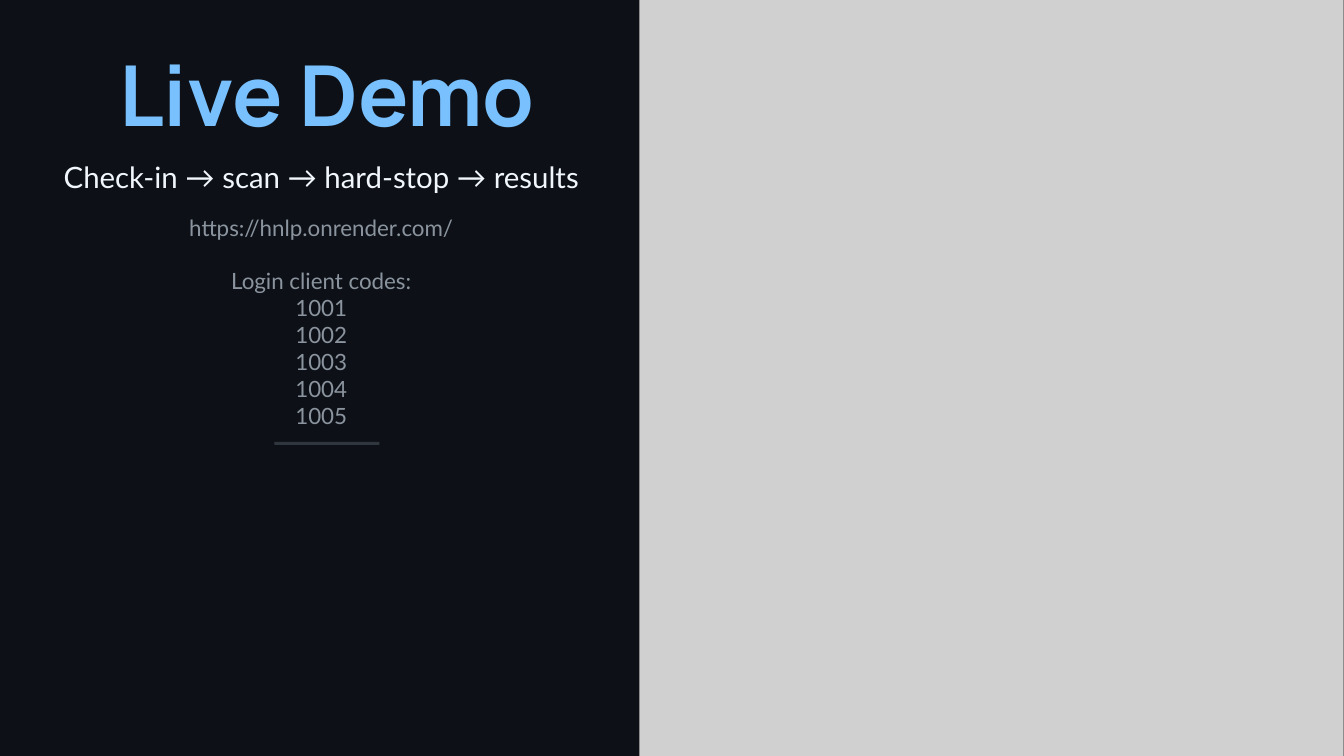
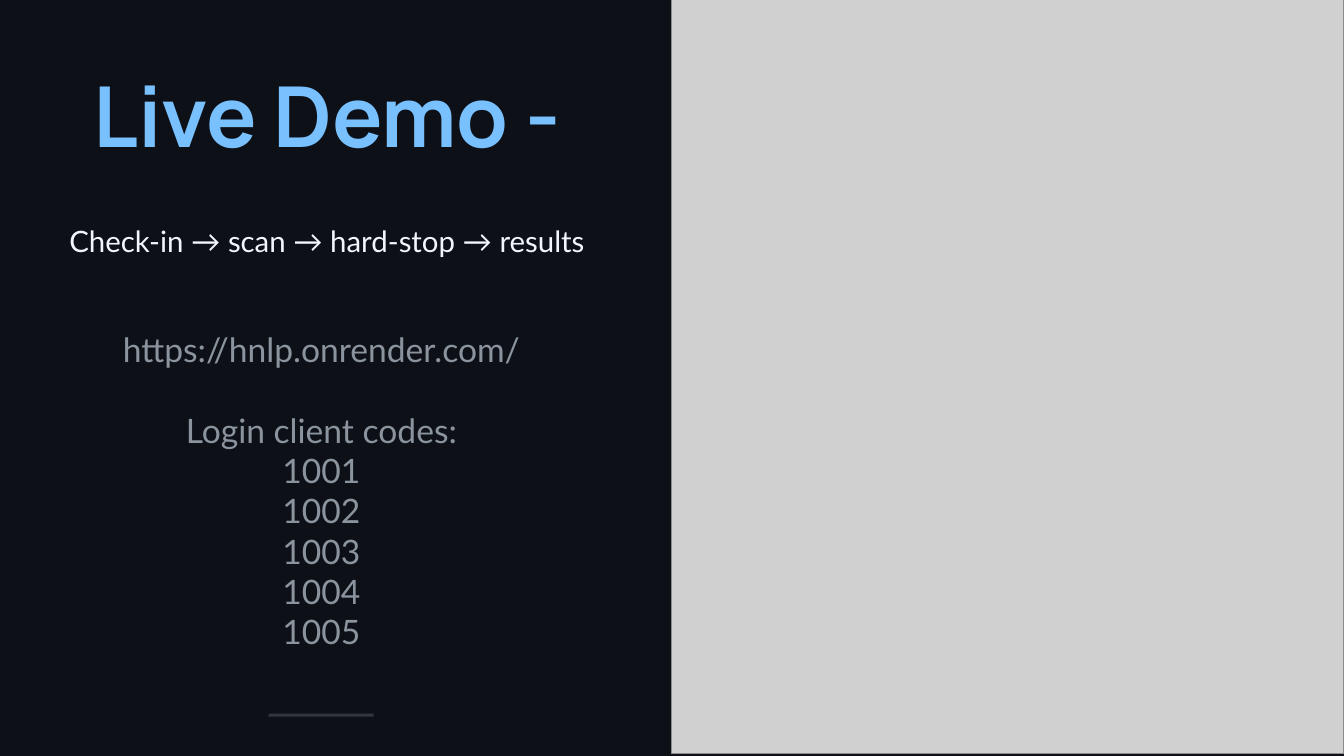
Before and after one commit to EthanM-programin/HNLP, a slide deck: slide 4 of HNLP-presentation.pptx. Drawn at 1344x756 pixels with LibreOffice and Linux fonts; fonts in the diff are those of the drawing; grey boxes stand for pictures. Boxes give left, top, right and bottom in pixels: in the first picture for what was removed or moved away, otherwise in the second. Text is boxed around its words. In the diff, an @@ line names an element or a change of style, - is before the commit and + after.

```diff
--- a/HNLP-presentation.pptx
+++ b/HNLP-presentation.pptx
@@ picture: place and size @@
-picture at bbox=[639, 0, 1344, 756]
+picture at bbox=[673, 0, 1344, 754]
@@ text at bbox=[93, 85, 509, 149]: text changed @@
-Live Demo
+Live Demo -
@@ text "Check-in → scan → hard-stop ...": place and size @@
-text "Check-in → scan → hard-stop ..." at bbox=[64, 166, 579, 193]
+text "Check-in → scan → hard-stop ..." at bbox=[69, 230, 585, 257]
@@ text "https://hnlp.onrender.com/": place and size @@
-text "https://hnlp.onrender.com/" at bbox=[189, 219, 453, 424]
+text "https://hnlp.onrender.com/" at bbox=[123, 337, 520, 644]
@@ text "https://hnlp.onrender.com/" at bbox=[123, 337, 520, 644]: size 16 to 24 pt @@
@@ rectangle: place and size @@
-rectangle at bbox=[274, 442, 379, 445]
+rectangle at bbox=[269, 714, 374, 717]
```
Also in this commit, not shown: 10 other slides changed.
